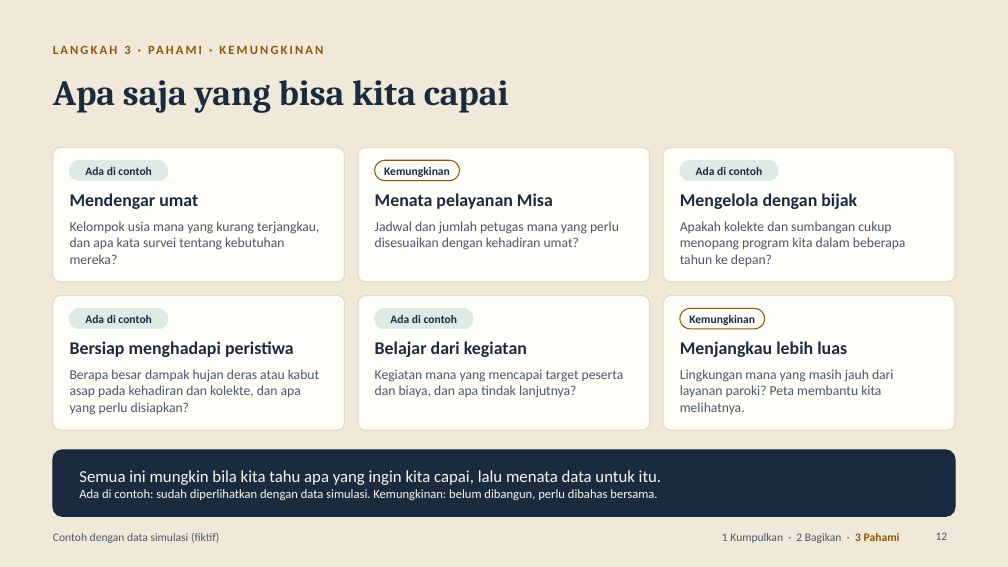
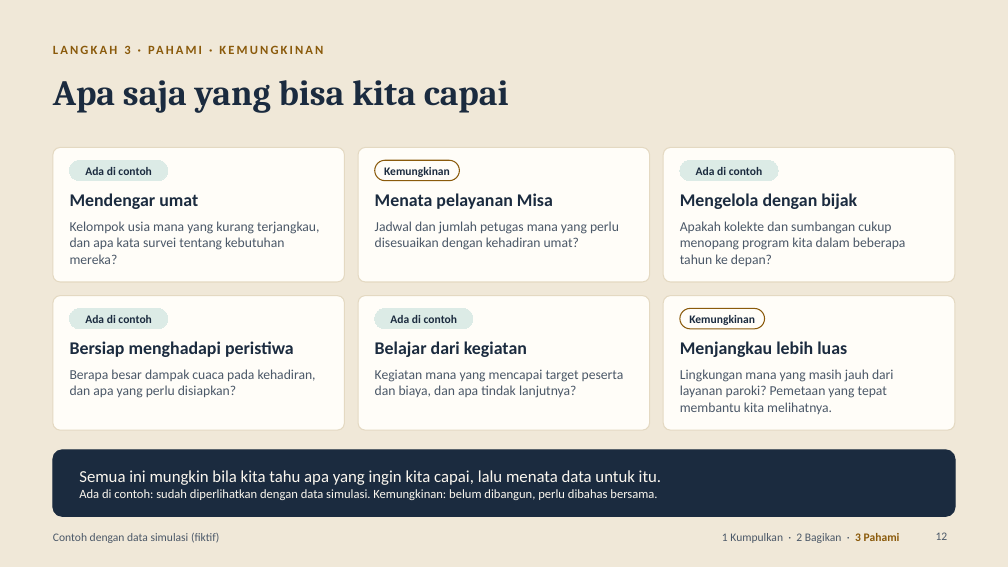
Before and after one commit to mizuruka92/church-activties, a slide deck: slide 12 of docs/presentation/pusat_informasi_paroki_dewan.pptx. Drawn at 1008x567 pixels with LibreOffice and Linux fonts; fonts in the diff are those of the drawing. Boxes give left, top, right and bottom in pixels: in the first picture for what was removed or moved away, otherwise in the second. Text is boxed around its words. In the diff, an @@ line names an element or a change of style, - is before the commit and + after.

```diff
--- a/docs/presentation/pusat_informasi_paroki_dewan.pptx
+++ b/docs/presentation/pusat_informasi_paroki_dewan.pptx
@@ text at (x1=70, y1=369, x2=316, y2=398): text changed @@
-Berapa besar dampak hujan deras atau kabut asap pada kehadiran dan kolekte, dan apa yang perlu disiapkan?
+Berapa besar dampak cuaca pada kehadiran, dan apa yang perlu disiapkan?
@@ text at (x1=680, y1=369, x2=894, y2=414): text changed @@
-Lingkungan mana yang masih jauh dari layanan paroki? Peta membantu kita melihatnya.
+Lingkungan mana yang masih jauh dari layanan paroki? Pemetaan yang tepat membantu kita melihatnya.
```
Also in this commit, not shown: 4 other slides changed.
